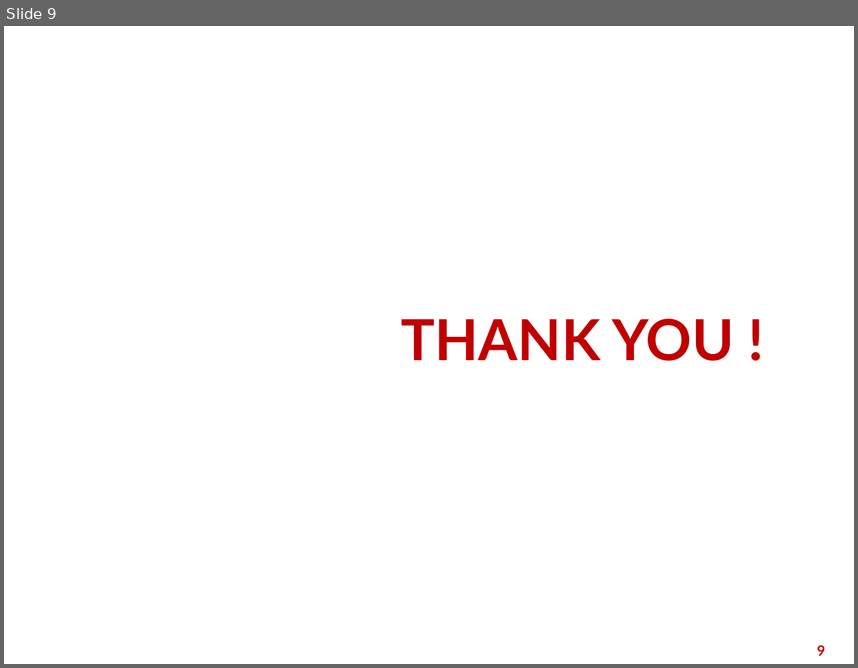
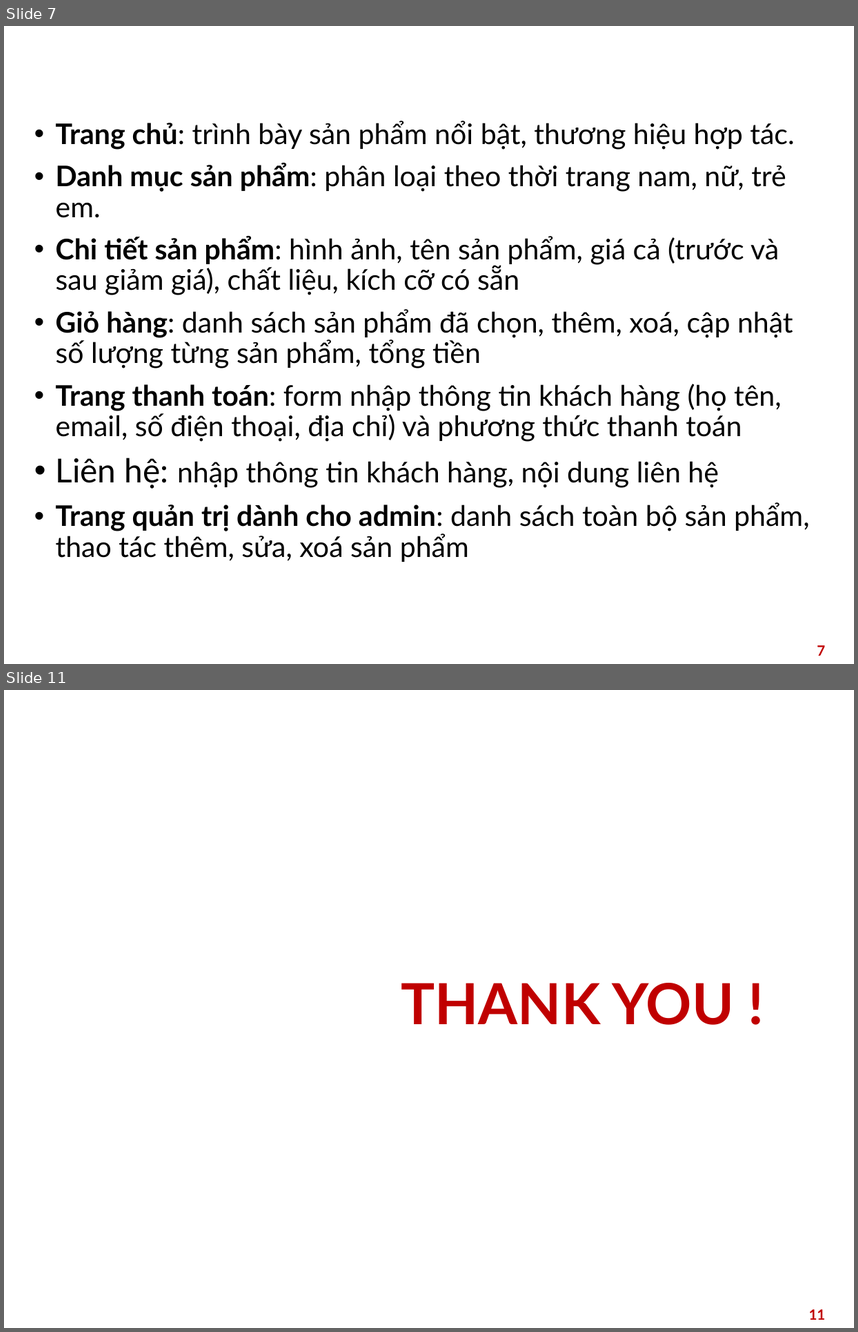
Before and after one commit to ng-ha/shop-quan-ao, a slide deck: slide-nhom-1-project-1-shop-quan-ao.pptx. Shown one above the other, each under a label of ours: slide 9 before the commit, slides 7 and 11 after it; the slides between them are not shown. The pictures are 858x668 and 858x1332 pixels, drawn with LibreOffice and Linux fonts; fonts in the diff are those of the drawing; background and template pictures are left out. Boxes give left, top, right and bottom in pixels: in the first picture for what was removed or moved away, otherwise in the second. Text is boxed around its words. In the diff, an @@ line names an element or a change of style, - is before the commit and + after.

Commit message:
update slides

```diff
--- a/slide-nhom-1-project-1-shop-quan-ao.pptx
+++ b/slide-nhom-1-project-1-shop-quan-ao.pptx
@@ slide 7 added at box(4, 26, 854, 664), background picture (left out) @@
@@ title added at box(26, 34, 833, 75), 28 pt, text #FFFFFF, bold @@
+Giao diện người dùng
@@ text added at box(56, 121, 809, 561), 24 pt, text #000000 @@
+• Trang chủ: trình bày sản phẩm nổi bật, thương hiệu hợp tác.
+• Danh mục sản phẩm: phân loại theo thời trang nam, nữ, trẻ em.
+• Chi tiết sản phẩm: hình ảnh, tên sản phẩm, giá cả (trước và sau giảm giá), chất liệu, kích cỡ có sẵn
+• Giỏ hàng: danh sách sản phẩm đã chọn, thêm, xoá, cập nhật số lượng từng sản phẩm, tổng tiền
+• Trang thanh toán: form nhập thông tin khách hàng (họ tên, email, số điện thoại, địa chỉ) và phương thức thanh toán
+• Liên hệ: nhập thông tin khách hàng, nội dung liên hệ
+• Trang quản trị dành cho admin: danh sách toàn bộ sản phẩm, thao tác thêm, sửa, xoá sản phẩm
@@ page number added at box(817, 645, 825, 655), 12 pt, text #C00000, bold @@
+7
@@ what was slide 9 is now slide 11 @@
@@ page number at box(809, 1309, 826, 1319): text changed @@
-9
+11
```
Also in this commit, not shown: 8 other slides added, 7 slides removed.
